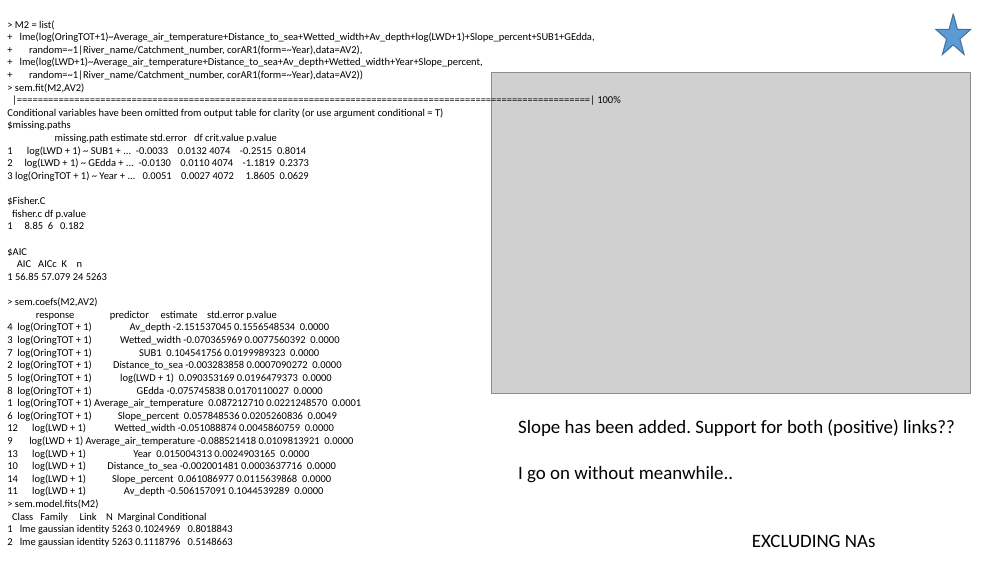
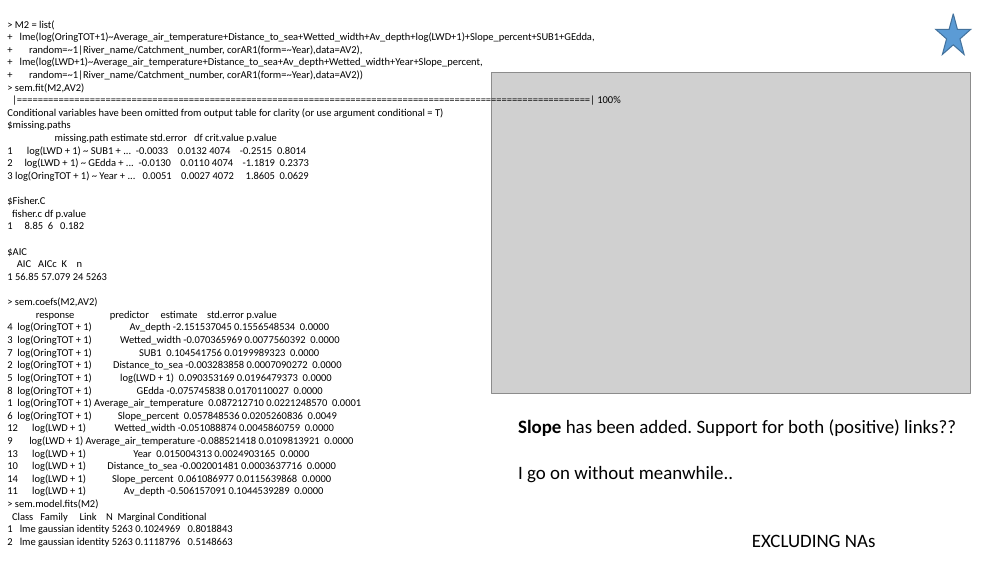
Before and after one commit to SerenaDonadi/Dod-ved, a slide deck: slide 26 of Electrofish data/LWD_analyses.pptx (slide 19 before the commit). Drawn at 1008x567 pixels with LibreOffice and Linux fonts; fonts in the diff are those of the drawing; grey boxes stand for pictures. Boxes give left, top, right and bottom in pixels: in the first picture for what was removed or moved away, otherwise in the second. Text is boxed around its words. In the diff, an @@ line names an element or a change of style, - is before the commit and + after.

```diff
--- a/Electrofish data/LWD_analyses.pptx
+++ b/Electrofish data/LWD_analyses.pptx
@@ text at [518, 419, 956, 436]: bold on in "Slope" @@
```
Also in this commit, not shown: 6 other slides changed, 7 slides added, 1 slide removed, 1 other file.
